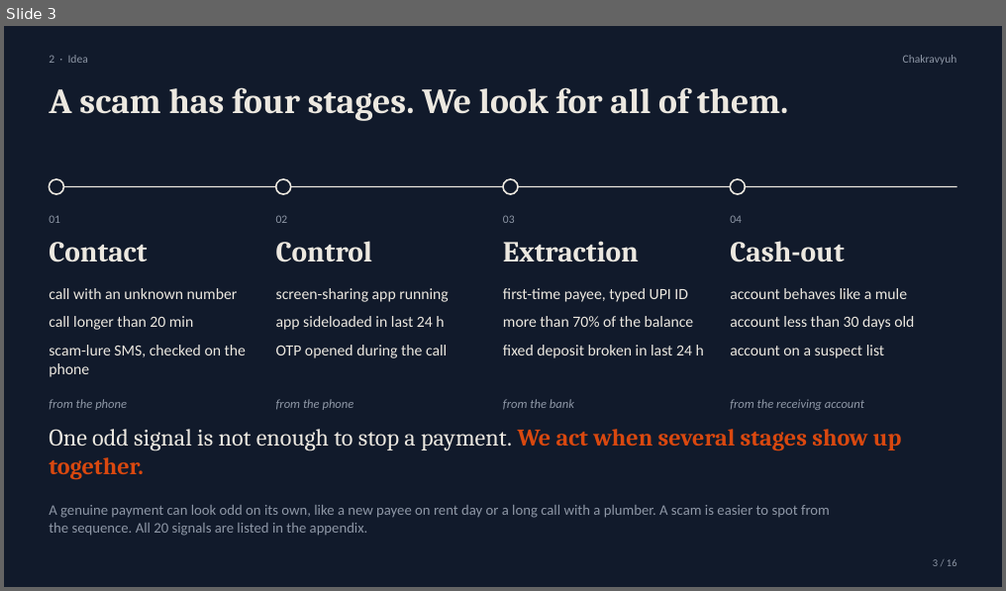
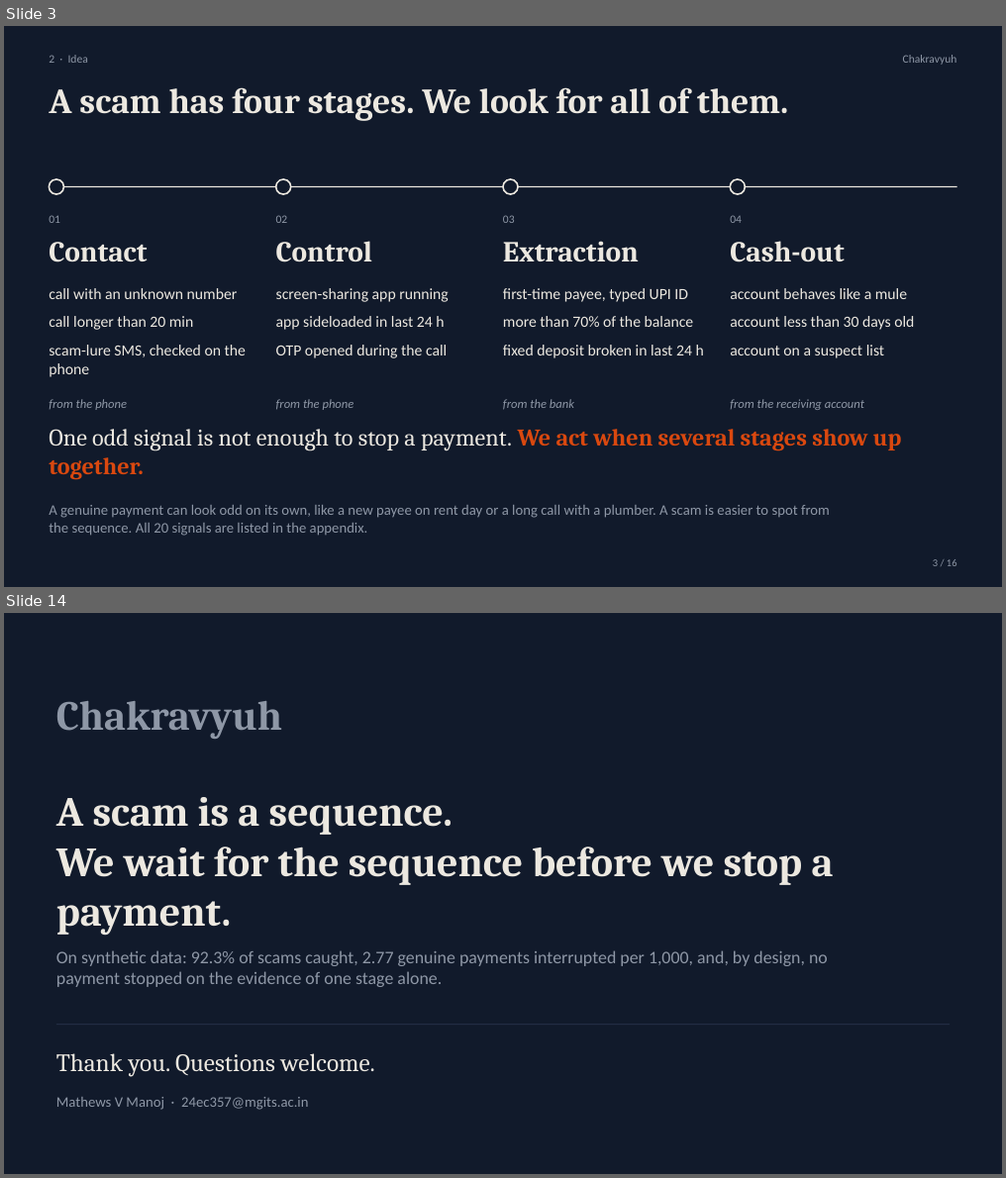
Before and after one commit to MathewsV-Manoj/Amazon-x-IITD, a slide deck: submission/ppt/Chakravyuh_RAKSHAM_Round1.pptx. Shown one above the other, each under a label of ours: slide 3 before the commit, slides 3 and 14 after it; the slides between them are not shown. The pictures are 1006x591 and 1006x1178 pixels, drawn with LibreOffice and Linux fonts; fonts in the diff are those of the drawing. Boxes give left, top, right and bottom in pixels: in the first picture for what was removed or moved away, otherwise in the second. Text is boxed around its words. In the diff, an @@ line names an element or a change of style, - is before the commit and + after.

```diff
--- a/submission/ppt/Chakravyuh_RAKSHAM_Round1.pptx
+++ b/submission/ppt/Chakravyuh_RAKSHAM_Round1.pptx
@@ slide 14 added at box(4, 613, 1002, 1174), background #111A2B @@
@@ text added at box(56, 701, 282, 739), 40 pt, text #8E97A6, bold @@
+Chakravyuh
@@ text added at box(56, 797, 834, 936), 40 pt, text #ECE8E0, bold @@
+A scam is a sequence.
+We wait for the sequence before we stop a payment.
@@ text added at box(56, 951, 828, 987), 17 pt, text #8E97A6 @@
+On synthetic data: 92.3% of scams caught, 2.77 genuine payments interrupted per 1,000, and, by design, no payment stopped on the evidence of one stage alone.
@@ line added from (56, 1025) to (949, 1025), #2C3850 0.75 pt @@
@@ text added at box(56, 1054, 375, 1077), 24 pt, text #ECE8E0 @@
+Thank you. Questions welcome.
@@ text added at box(56, 1097, 308, 1110), 14 pt, text #8E97A6 @@
+Mathews V Manoj · 24ec357@mgits.ac.in
```
Also in this commit, not shown: 9 slides changed, 3 other slides added, 4 slides removed, 7 other files.
